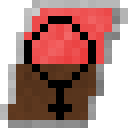
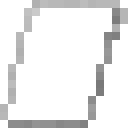
Layer changes from the first 128 x 128 image to the second:
renamed "female_civilian" to "spawner_civilian_female", hid it over [24, 16, 96, 120]
showed "spawner_base", moved it above "spawner_overlay_top", painted on it over [8, 8, 112, 120]
renamed "hostile_base" to "spawner_overlay_top", hid it, moved it above "spawner_overlay_bottom", painted on it over [8, 8, 112, 120]
renamed "custom_3" to "spawner_overlay_bottom", hid it, painted on it over [8, 64, 96, 120]
